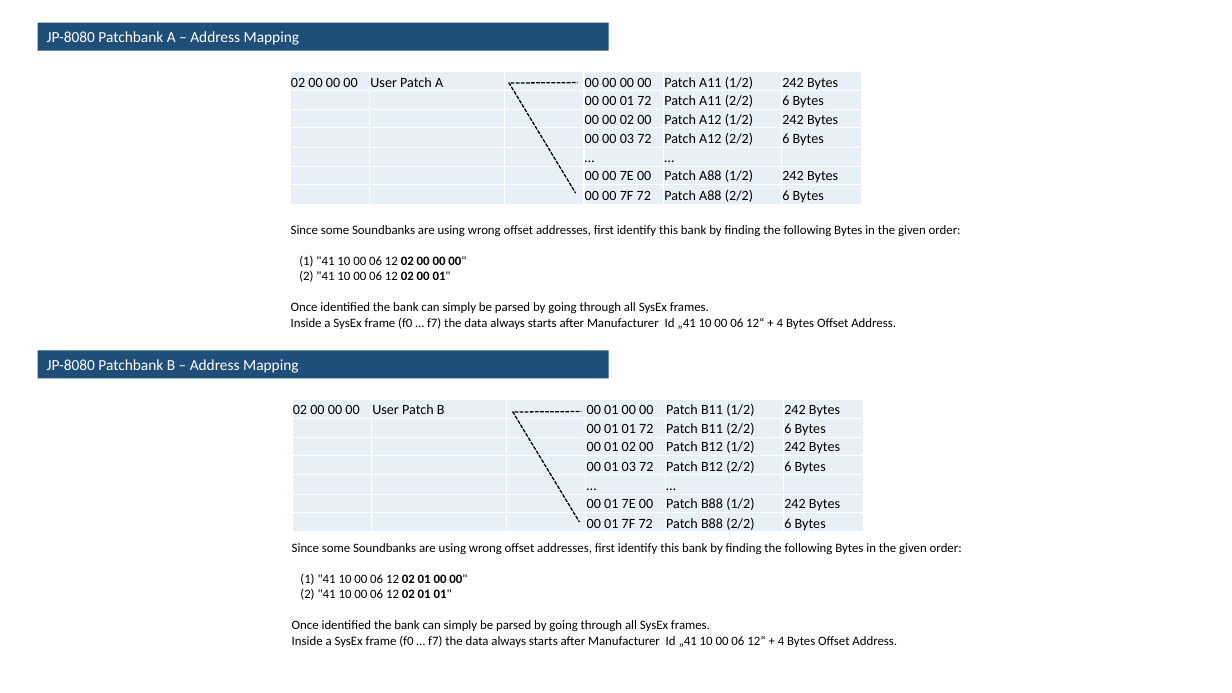
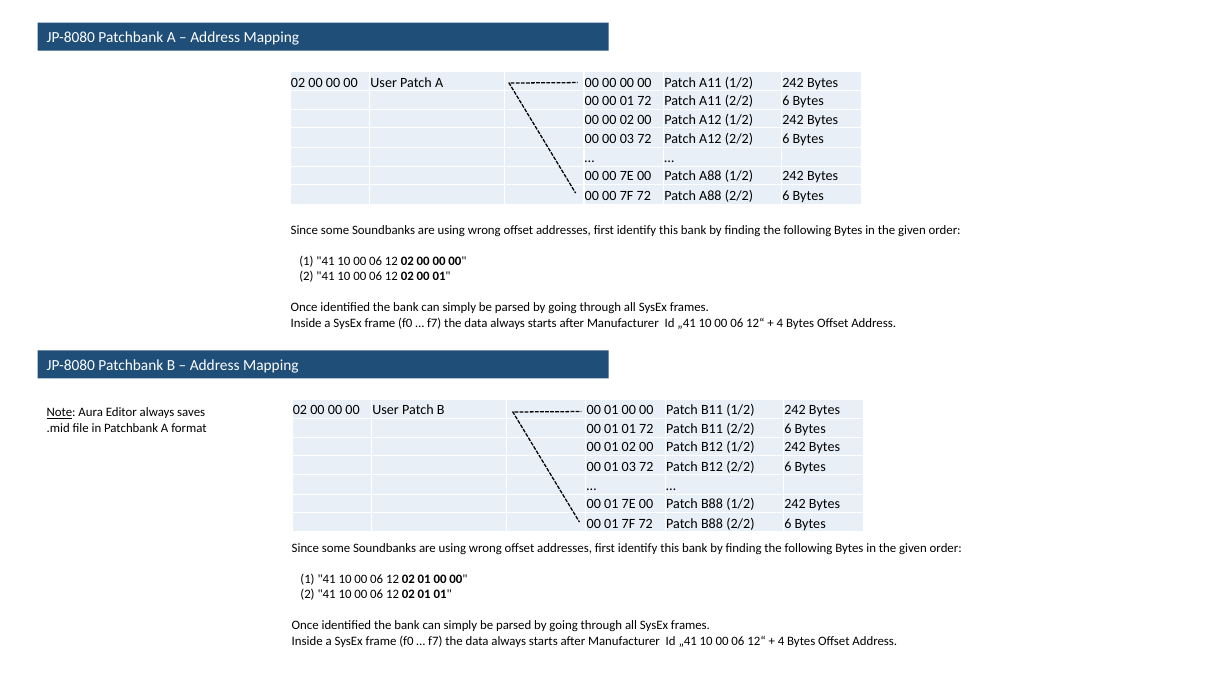
Before and after one commit to DanCrg80/Roland_JP-80X0_Arturia_JUP-8000V_Converter, a slide deck: slide 20 of Documentation/Roland_JP80X0_Soundbanks_MID_SYX.pptx. Drawn at 1232x693 pixels with LibreOffice and Linux fonts; fonts in the diff are those of the drawing. Boxes give left, top, right and bottom in pixels: in the first picture for what was removed or moved away, otherwise in the second. Text is boxed around its words. In the diff, an @@ line names an element or a change of style, - is before the commit and + after.

```diff
--- a/Documentation/Roland_JP80X0_Soundbanks_MID_SYX.pptx
+++ b/Documentation/Roland_JP80X0_Soundbanks_MID_SYX.pptx
@@ text added at (x1=47, y1=407, x2=206, y2=432), 10 pt, text #000000 @@
+Note: Aura Editor always saves
+.mid file in Patchbank A format
```
Also in this commit, not shown: 1 other slide changed, 20 other files.
